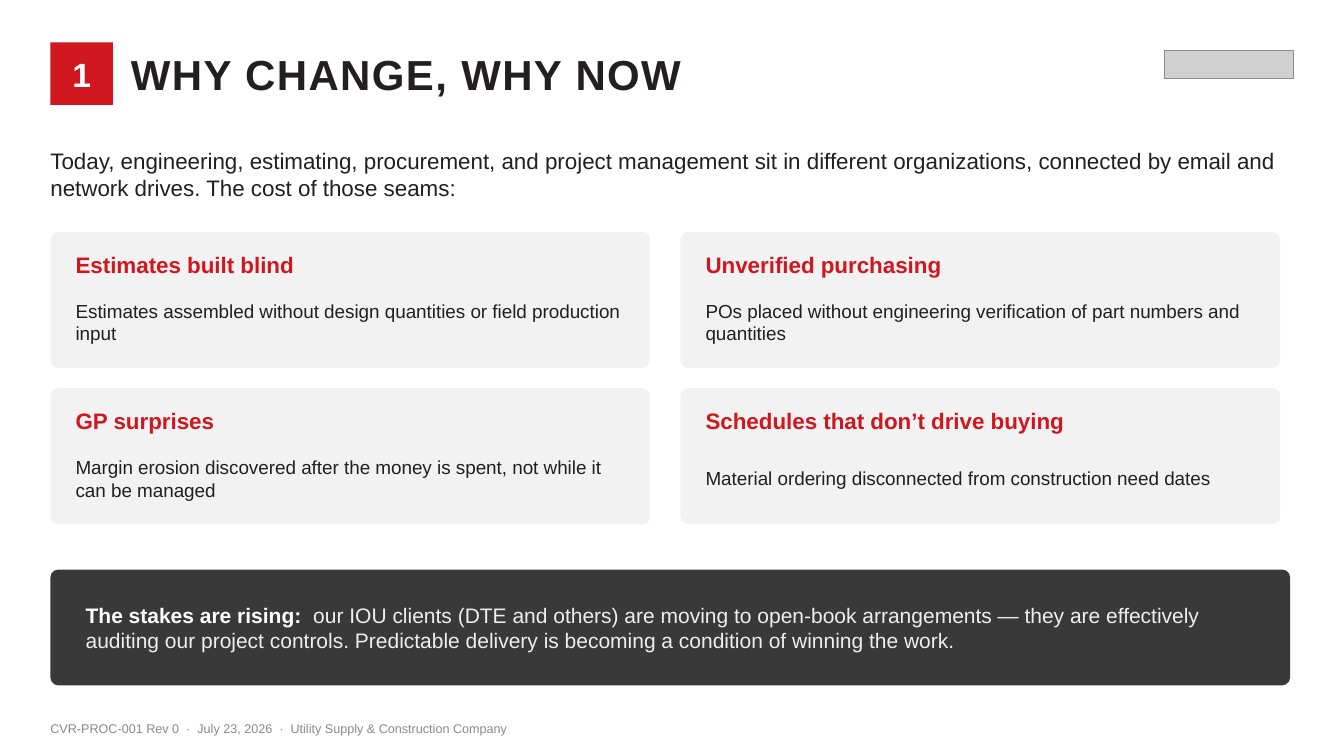
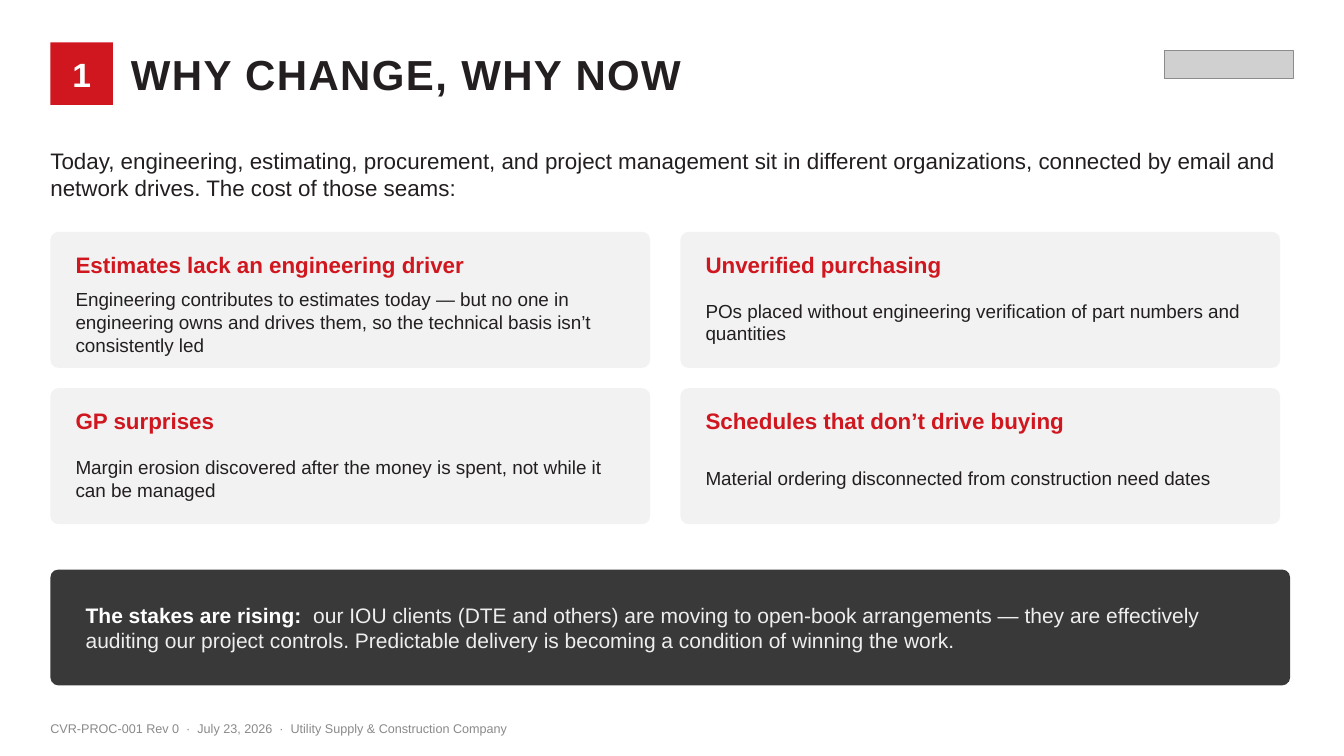
Before and after one commit to codlingjim-debug/Codling-Todo, a slide deck: slide 2 of processes/USC-CVR-Integrated-Capital-Delivery-Process.pptx. Drawn at 1344x756 pixels with LibreOffice and Linux fonts; fonts in the diff are those of the drawing; grey boxes stand for pictures. Boxes give left, top, right and bottom in pixels: in the first picture for what was removed or moved away, otherwise in the second. Text is boxed around its words. In the diff, an @@ line names an element or a change of style, - is before the commit and + after.

```diff
--- a/processes/USC-CVR-Integrated-Capital-Delivery-Process.pptx
+++ b/processes/USC-CVR-Integrated-Capital-Delivery-Process.pptx
@@ text at <box>76,256,464,278</box>: text changed @@
-Estimates built blind
+Estimates lack an engineering driver
@@ text at <box>76,292,590,356</box>: text changed @@
-Estimates assembled without design quantities or field production input
+Engineering contributes to estimates today — but no one in engineering owns and drives them, so the technical basis isn’t consistently led
```
Also in this commit, not shown: 3 other files.
